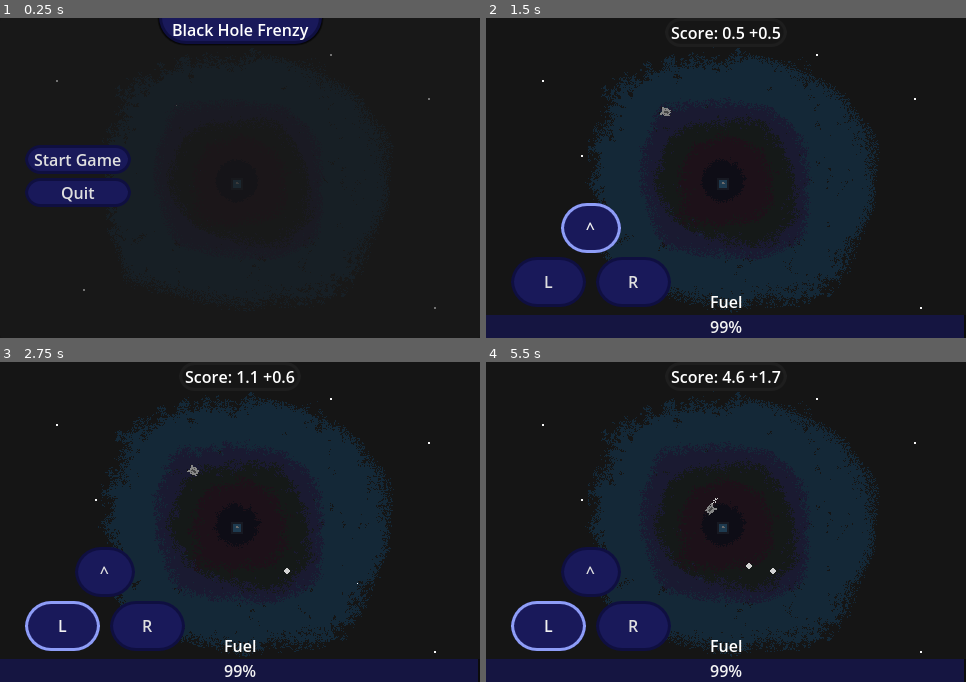
Above: before the commit, frames 1-4 (two rows, left to right).
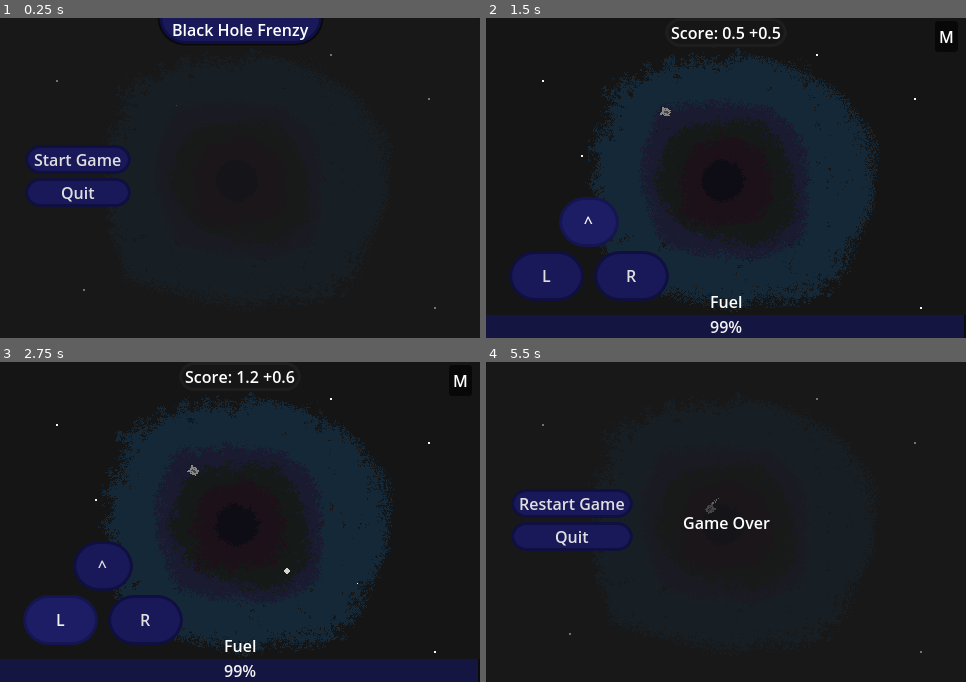
Above: after the commit, the same moments.

Repository: maiconpintoabreu/black_hole_frenzy
Game: Godot game, scene res://level.tscn
The game is run twice, just before and just after one commit, with the same random seed, the same clock (stepped at 60 frames per second) and the same inputs. The engine's default icon, where the game draws it, is replaced by a stand-in: a white triangle on a blue panel in a dark square.
Inputs (mouse positions are in pixels of both pictures, inside the frame that each line leads up to):
- Up to frame 1 (0.25 s): no input
- Up to frame 2 (1.5 s): click "Start Game" at 0.5 s; click "^" at 1.25 s
- Up to frame 3 (2.75 s): click "L" at 2 s
- Up to frame 4 (5.5 s): click "R" at 2.75 s; click (946, 381) at 3.5 s, where only the run after the commit has a clickable "M"; hold Right (ui_right) 4.28-5.03 s; hold Left (ui_left) from 5.03 s (still down)

The runs differ from the first frame. In frame 1, less than 0.1% of the frame differs, in the area x 49-50%, y 51-52%; in frame 2, 2.7%; in frame 3, 2.7%; in frame 4, 18%, in the area x 0-100%, y 2-100%.

Commit message:
remove placeholders and improve mobile experience

Diff:
--- a/Scripts/Level.gd
+++ b/Scripts/Level.gd
@@ -13,6 +13,7 @@
 var character_by_black_hole:Vector2
 var character_distance_black_hole:float
 @onready var area_2d: Area2D = $CanvasLayer2/BlackHole/Area2D
+@onready var mobile_ui: Control = $CanvasLayer/GameUI/MobileUI
 
 var level:int = 1
 var max_level:int = 10
@@ -69,3 +70,10 @@
 
 func _on_quit_button_pressed() -> void:
 	get_tree().quit()
+
+
+func _on_button_toggled(toggled_on: bool) -> void:
+	if toggled_on:
+		mobile_ui.show()
+	else:
+		mobile_ui.hide()
--- a/level.tscn
+++ b/level.tscn
@@ -1,11 +1,10 @@
-[gd_scene load_steps=34 format=3 uid="uid://bg6h6qelnbdg4"]
+[gd_scene load_steps=33 format=3 uid="uid://bg6h6qelnbdg4"]
 
 [ext_resource type="Script" path="res://Scripts/Level.gd" id="1_8tvoa"]
 [ext_resource type="Script" path="res://Scripts/FuelSpawner.gd" id="2_b5i8p"]
 [ext_resource type="Texture2D" uid="uid://jv42fxpmj1ii" path="res://Sprites/ship.png" id="2_nexx3"]
 [ext_resource type="Texture2D" uid="uid://cuxv3famsy8bx" path="res://Sprites/stars.png" id="2_ngaxq"]
 [ext_resource type="Script" path="res://Scripts/Player.gd" id="2_odqwc"]
-[ext_resource type="Texture2D" uid="uid://cm4epyxrreig6" path="res://icon.svg" id="3_7aww1"]
 [ext_resource type="Texture2D" uid="uid://do0wv6ycoc135" path="res://Sprites/black_hole1.png" id="4_6wbs4"]
 [ext_resource type="Texture2D" uid="uid://b1n46wse31nxe" path="res://Sprites/black_hole10.png" id="4_phhkk"]
 [ext_resource type="Theme" uid="uid://dcxurlovagrir" path="res://button_theme.tres" id="5_n0hgv"]
@@ -25,6 +24,7 @@
 [ext_resource type="Texture2D" uid="uid://bov74l50gr1m7" path="res://Sprites/black_hole11.png" id="15_lespo"]
 
 [sub_resource type="CircleShape2D" id="CircleShape2D_l7ngj"]
+radius = 17.0
 
 [sub_resource type="Animation" id="Animation_nmm0o"]
 resource_name = "loop"
@@ -155,15 +155,10 @@
 texture = ExtResource("4_phhkk")
 
 [node name="Area2D" type="Area2D" parent="CanvasLayer2/BlackHole"]
-position = Vector2(237, 165)
+position = Vector2(236, 164)
 
 [node name="CollisionShape2D" type="CollisionShape2D" parent="CanvasLayer2/BlackHole/Area2D"]
 shape = SubResource("CircleShape2D_l7ngj")
-
-[node name="Sprite2D" type="Sprite2D" parent="CanvasLayer2/BlackHole/Area2D"]
-position = Vector2(0, 1)
-scale = Vector2(0.1, 0.1)
-texture = ExtResource("3_7aww1")
 
 [node name="AnimationPlayer" type="AnimationPlayer" parent="CanvasLayer2/BlackHole"]
 libraries = {
@@ -221,48 +216,63 @@
 text = "Fuel"
 horizontal_alignment = 1
 
-[node name="Control" type="Control" parent="CanvasLayer/GameUI"]
+[node name="MobileUI" type="Control" parent="CanvasLayer/GameUI"]
+layout_mode = 1
+anchors_preset = 15
+anchor_right = 1.0
+anchor_bottom = 1.0
+grow_horizontal = 2
+grow_vertical = 2
+mouse_filter = 1
+
+[node name="VBoxContainer" type="VBoxContainer" parent="CanvasLayer/GameUI/MobileUI"]
+layout_mode = 0
+offset_left = 28.0
+offset_top = 179.0
+offset_right = 178.0
+offset_bottom = 283.0
+
+[node name="Forward" type="Button" parent="CanvasLayer/GameUI/MobileUI/VBoxContainer"]
+custom_minimum_size = Vector2(50, 50)
+layout_mode = 2
+size_flags_horizontal = 4
+focus_mode = 0
+theme = ExtResource("5_n0hgv")
+text = "^"
+
+[node name="HBoxContainer" type="HBoxContainer" parent="CanvasLayer/GameUI/MobileUI/VBoxContainer"]
+layout_mode = 2
+theme_override_constants/separation = 20
+
+[node name="Left" type="Button" parent="CanvasLayer/GameUI/MobileUI/VBoxContainer/HBoxContainer"]
+custom_minimum_size = Vector2(50, 50)
+layout_mode = 2
+size_flags_horizontal = 3
+focus_mode = 0
+theme = ExtResource("5_n0hgv")
+text = "L"
+
+[node name="Right" type="Button" parent="CanvasLayer/GameUI/MobileUI/VBoxContainer/HBoxContainer"]
+custom_minimum_size = Vector2(50, 50)
+layout_mode = 2
+size_flags_horizontal = 3
+focus_mode = 0
+theme = ExtResource("5_n0hgv")
+text = "R"
+
+[node name="ToggleMobileUI" type="Button" parent="CanvasLayer/GameUI"]
 layout_mode = 1
 anchors_preset = 2
 anchor_top = 1.0
 anchor_bottom = 1.0
-offset_left = 46.0
-offset_top = -81.0
-offset_right = 86.0
-offset_bottom = -41.0
+offset_left = 449.0
+offset_top = -317.0
+offset_right = 472.0
+offset_bottom = -286.0
 grow_vertical = 0
-
-[node name="VBoxContainer" type="VBoxContainer" parent="CanvasLayer/GameUI/Control"]
-layout_mode = 0
-offset_left = -16.0
-offset_top = -54.0
-offset_right = 134.0
-offset_bottom = 46.0
-
-[node name="Forward" type="Button" parent="CanvasLayer/GameUI/Control/VBoxContainer"]
-custom_minimum_size = Vector2(50, 50)
-layout_mode = 2
-size_flags_horizontal = 4
-theme = ExtResource("5_n0hgv")
-text = "^"
-
-[node name="HBoxContainer" type="HBoxContainer" parent="CanvasLayer/GameUI/Control/VBoxContainer"]
-layout_mode = 2
-theme_override_constants/separation = 20
-
-[node name="Left" type="Button" parent="CanvasLayer/GameUI/Control/VBoxContainer/HBoxContainer"]
-custom_minimum_size = Vector2(50, 50)
-layout_mode = 2
-size_flags_horizontal = 3
-theme = ExtResource("5_n0hgv")
-text = "L"
-
-[node name="Right" type="Button" parent="CanvasLayer/GameUI/Control/VBoxContainer/HBoxContainer"]
-custom_minimum_size = Vector2(50, 50)
-layout_mode = 2
-size_flags_horizontal = 3
-theme = ExtResource("5_n0hgv")
-text = "R"
+toggle_mode = true
+button_pressed = true
+text = "M"
 
 [node name="GameOverPanel" type="Panel" parent="CanvasLayer"]
 visible = false
@@ -390,12 +400,13 @@
 [connection signal="timeout" from="LevelTimer" to="." method="_on_level_timer_timeout"]
 [connection signal="timeout" from="FuelSpawnerTimer" to="FuelSpawner" method="_on_fuel_spawner_timer_timeout"]
 [connection signal="body_entered" from="CanvasLayer2/BlackHole/Area2D" to="." method="_on_area_2d_body_entered"]
-[connection signal="button_down" from="CanvasLayer/GameUI/Control/VBoxContainer/Forward" to="CharacterBody2D" method="_on_forward_button_down"]
-[connection signal="button_up" from="CanvasLayer/GameUI/Control/VBoxContainer/Forward" to="CharacterBody2D" method="_on_forward_button_up"]
-[connection signal="button_down" from="CanvasLayer/GameUI/Control/VBoxContainer/HBoxContainer/Left" to="CharacterBody2D" method="_on_left_button_down"]
-[connection signal="button_up" from="CanvasLayer/GameUI/Control/VBoxContainer/HBoxContainer/Left" to="CharacterBody2D" method="_on_left_button_up"]
-[connection signal="button_down" from="CanvasLayer/GameUI/Control/VBoxContainer/HBoxContainer/Right" to="CharacterBody2D" method="_on_right_button_down"]
-[connection signal="button_up" from="CanvasLayer/GameUI/Control/VBoxContainer/HBoxContainer/Right" to="CharacterBody2D" method="_on_right_button_up"]
+[connection signal="button_down" from="CanvasLayer/GameUI/MobileUI/VBoxContainer/Forward" to="CharacterBody2D" method="_on_forward_button_down"]
+[connection signal="button_up" from="CanvasLayer/GameUI/MobileUI/VBoxContainer/Forward" to="CharacterBody2D" method="_on_forward_button_up"]
+[connection signal="button_down" from="CanvasLayer/GameUI/MobileUI/VBoxContainer/HBoxContainer/Left" to="CharacterBody2D" method="_on_left_button_down"]
+[connection signal="button_up" from="CanvasLayer/GameUI/MobileUI/VBoxContainer/HBoxContainer/Left" to="CharacterBody2D" method="_on_left_button_up"]
+[connection signal="button_down" from="CanvasLayer/GameUI/MobileUI/VBoxContainer/HBoxContainer/Right" to="CharacterBody2D" method="_on_right_button_down"]
+[connection signal="button_up" from="CanvasLayer/GameUI/MobileUI/VBoxContainer/HBoxContainer/Right" to="CharacterBody2D" method="_on_right_button_up"]
+[connection signal="toggled" from="CanvasLayer/GameUI/ToggleMobileUI" to="." method="_on_button_toggled"]
 [connection signal="pressed" from="CanvasLayer/GameOverPanel/VBoxContainer/StartButton" to="." method="_on_start_button_pressed"]
 [connection signal="pressed" from="CanvasLayer/GameOverPanel/VBoxContainer/QuitButton" to="." method="_on_quit_button_pressed"]
 [connection signal="pressed" from="CanvasLayer/StartMenuPanel/VBoxContainer/StartButton" to="." method="_on_start_button_pressed"]
